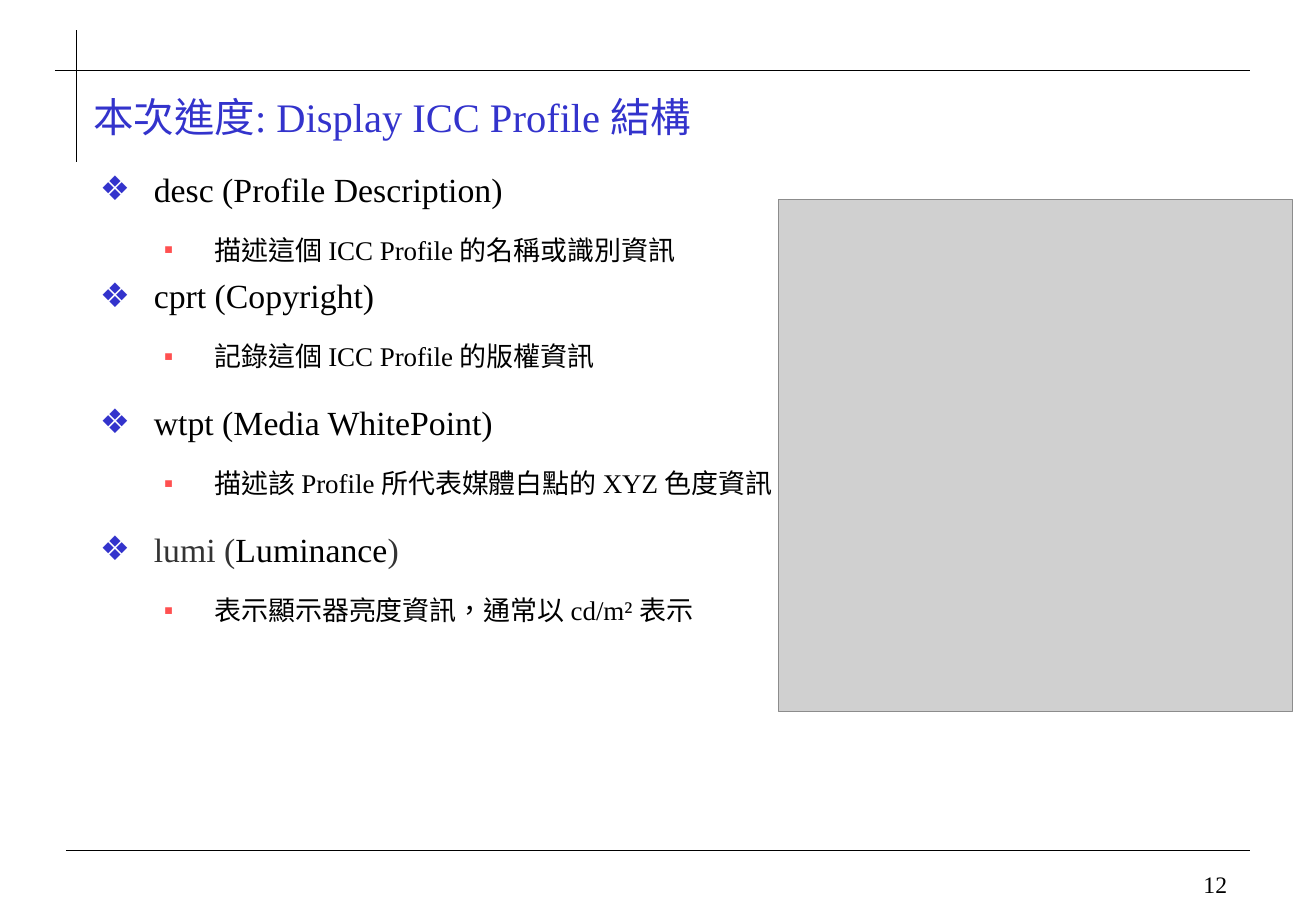
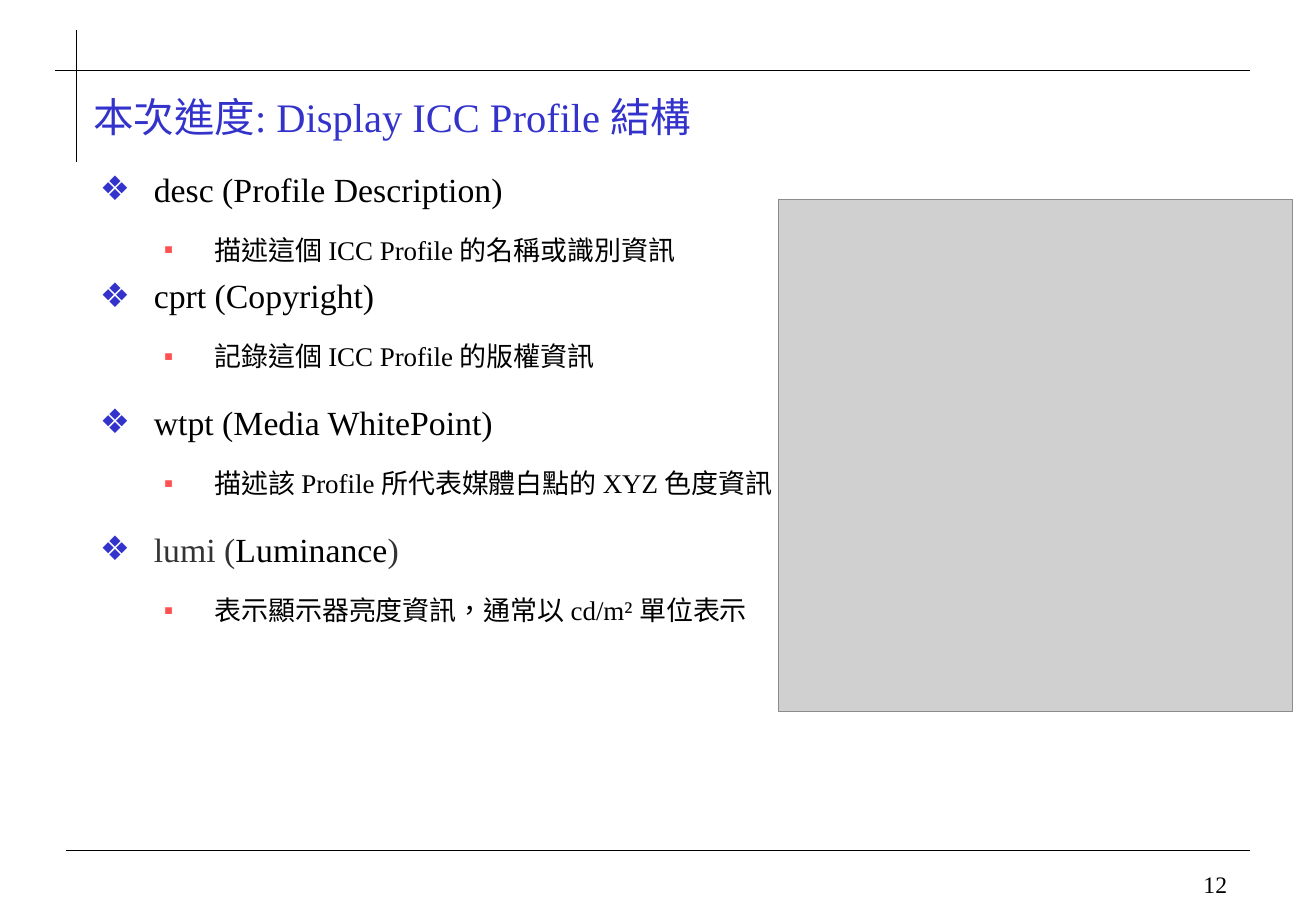
Before and after one commit to 0ilasis0/home, a slide deck: slide 12 of ICCPROFILE_0923.pptx. Drawn at 1316x911 pixels with LibreOffice and Linux fonts; fonts in the diff are those of the drawing; grey boxes stand for pictures; background and template pictures are left out. Boxes give left, top, right and bottom in pixels: in the first picture for what was removed or moved away, otherwise in the second. Text is boxed around its words. In the diff, an @@ line names an element or a change of style, - is before the commit and + after.

```diff
--- a/ICCPROFILE_0923.pptx
+++ b/ICCPROFILE_0923.pptx
@@ text at [215,597,747,622]: text changed @@
-  ▪ 表示顯示器亮度資訊，通常以 cd/m² 表示
+  ▪ 表示顯示器亮度資訊，通常以 cd/m² 單位表示
```
Also in this commit, not shown: 3 other slides changed.
